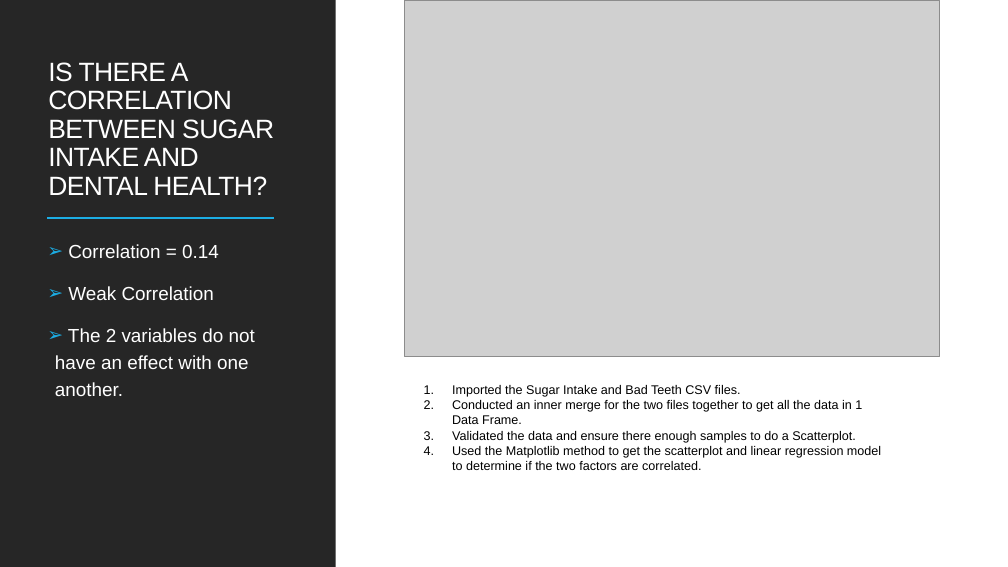
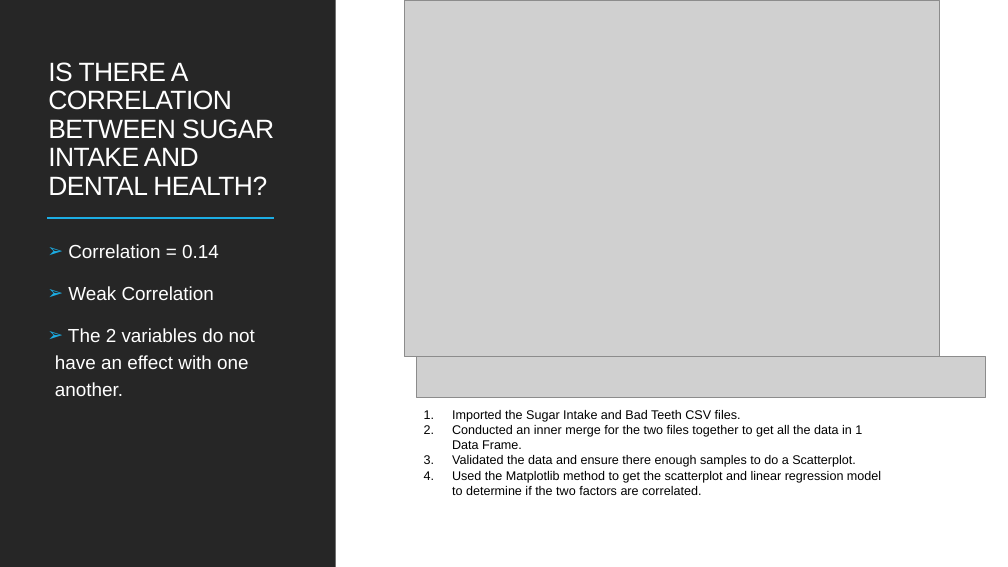
Before and after one commit to cbeachey/project1_influencers, a slide deck: slide 16 of Effects of Sugar Consumption.pptx. Drawn at 1008x567 pixels with LibreOffice and Linux fonts; fonts in the diff are those of the drawing; grey boxes stand for pictures. Boxes give left, top, right and bottom in pixels: in the first picture for what was removed or moved away, otherwise in the second. Text is boxed around its words. In the diff, an @@ line names an element or a change of style, - is before the commit and + after.

```diff
--- a/Effects of Sugar Consumption.pptx
+++ b/Effects of Sugar Consumption.pptx
@@ picture added at (417, 357, 986, 397) @@
@@ text "Imported the Sugar Intake and ...": place and size @@
-text "Imported the Sugar Intake and ..." at (452, 385, 881, 470)
+text "Imported the Sugar Intake and ..." at (452, 410, 881, 495)
```
Also in this commit, not shown: 1 other file.
